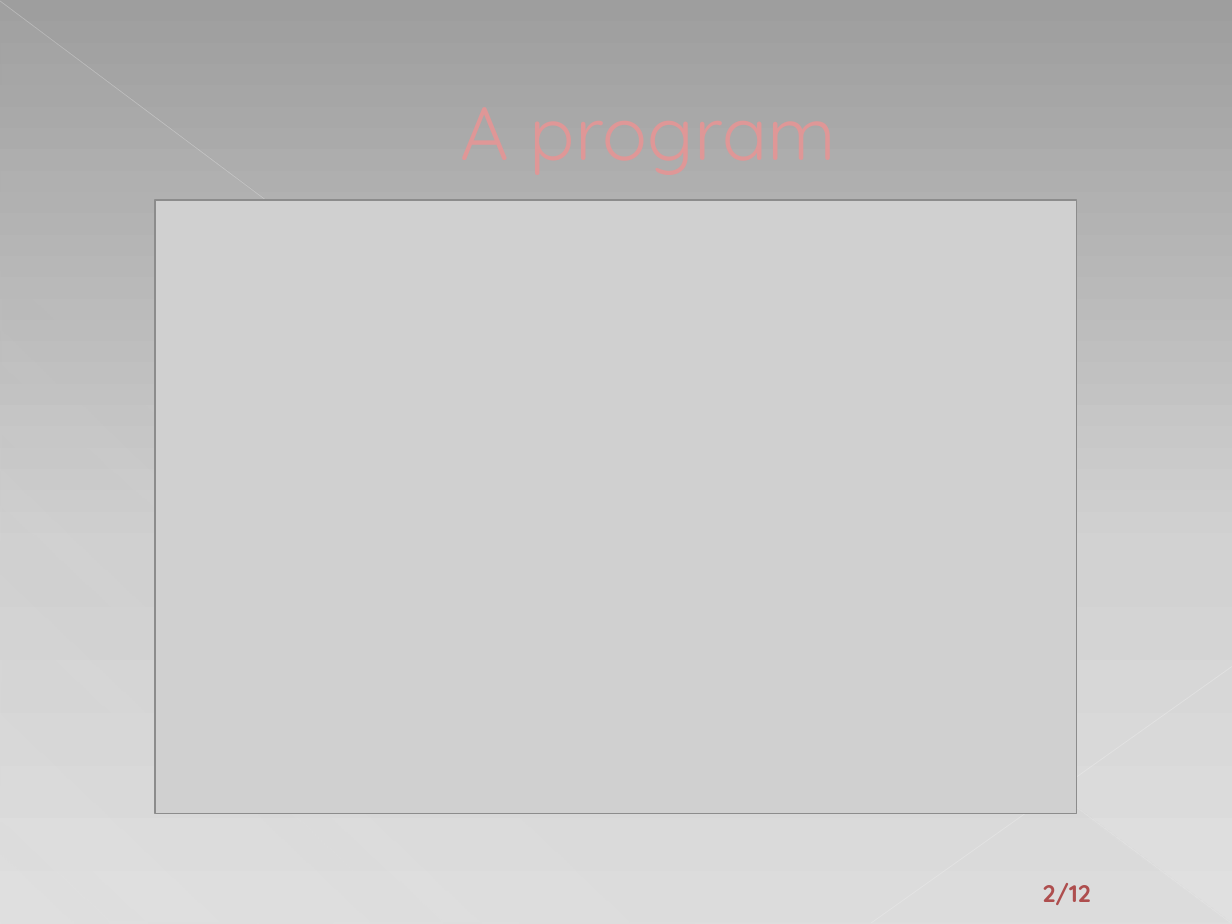
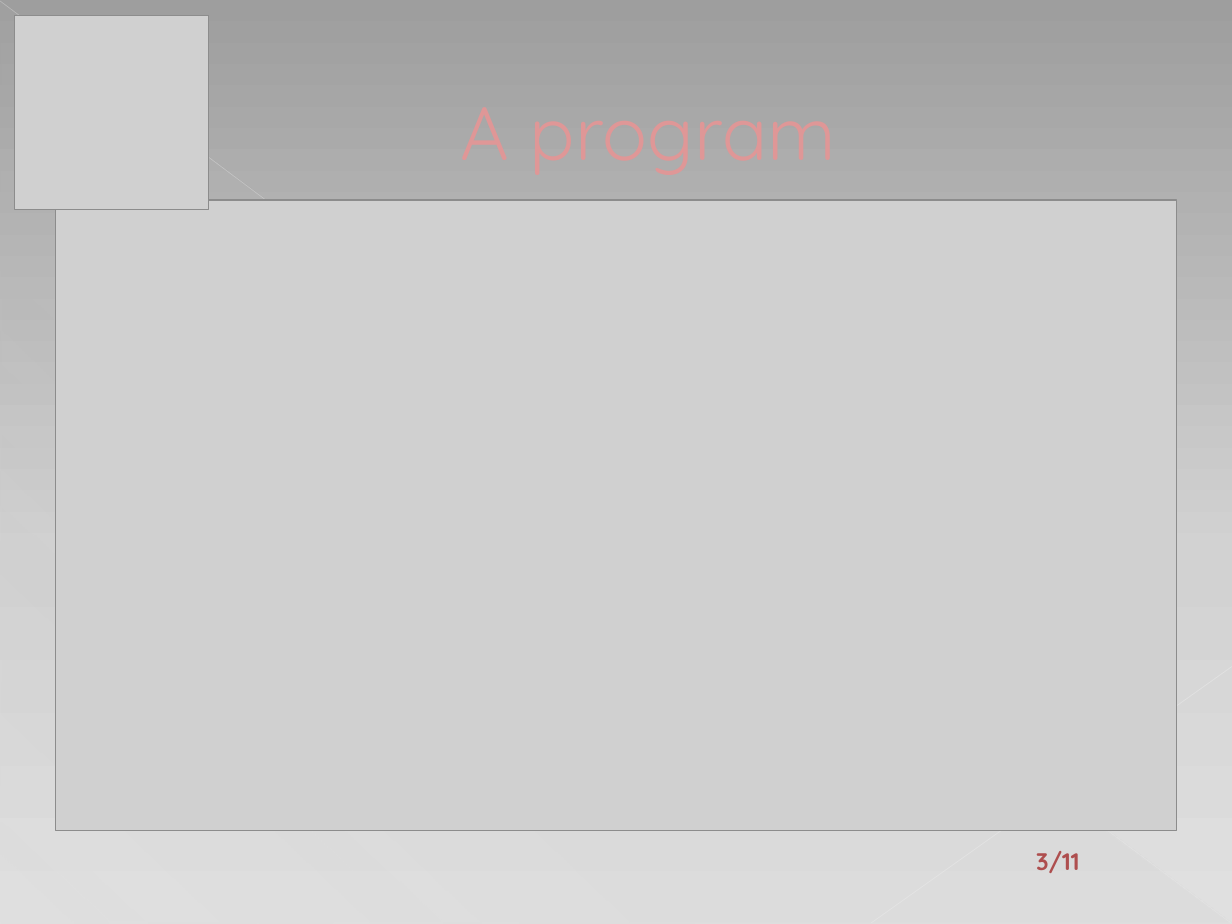
Before and after one commit to horeczky95/Szakdolgozat, a slide deck: slide 4 of ANTIKVÁR KÖNYVESBOLT.pptx. Drawn at 1232x924 pixels with LibreOffice and Linux fonts; fonts in the diff are those of the drawing; grey boxes stand for pictures. Boxes give left, top, right and bottom in pixels: in the first picture for what was removed or moved away, otherwise in the second. Text is boxed around its words. In the diff, an @@ line names an element or a change of style, - is before the commit and + after.

```diff
--- a/ANTIKVÁR KÖNYVESBOLT.pptx
+++ b/ANTIKVÁR KÖNYVESBOLT.pptx
@@ picture added at bbox=[15, 16, 208, 209] @@
@@ picture: place and size @@
-picture at bbox=[155, 200, 1077, 813]
+picture at bbox=[55, 200, 1177, 830]
@@ text at bbox=[1036, 851, 1080, 873]: text changed @@
-2/12
+3/11
```
Also in this commit, not shown: 6 other slides changed, 6 slides added, 7 slides removed, 17 other files.
